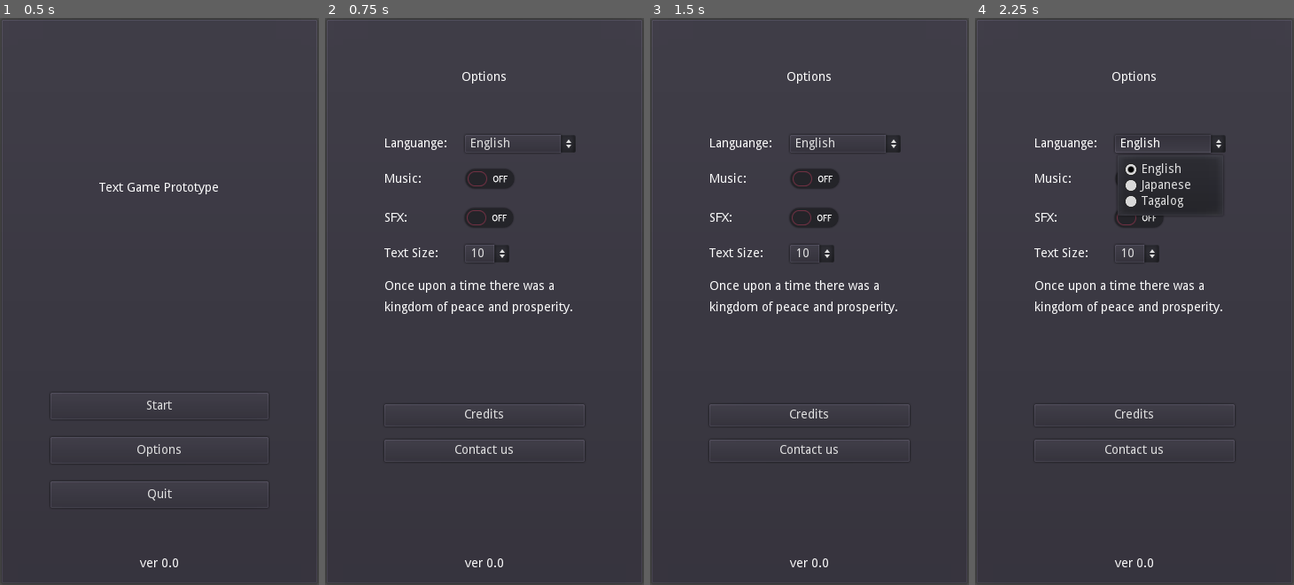
Above: before the commit, frames 1-4 (left to right).
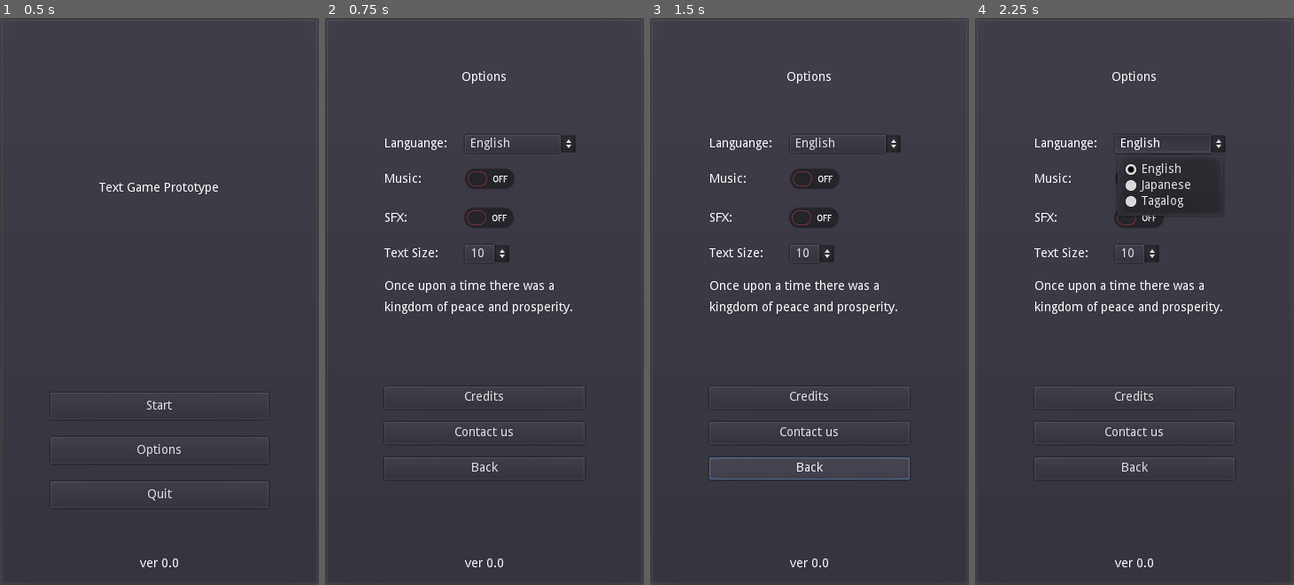
Above: after the commit, the same moments.

Repository: philipuriarte/A-Churchyard-of-Orphans
Game: Godot game, scene res://scenes/main.tscn
The game is run twice, just before and just after one commit, with the same random seed, the same clock (stepped at 60 frames per second) and the same inputs.
Inputs (mouse positions are in pixels of both pictures, inside the frame that each line leads up to):
- Up to frame 1 (0.5 s): no input
- Up to frame 2 (0.75 s): click "Options" at 0.5 s
- Up to frame 3 (1.5 s): click (809, 465) at 1.25 s, where only the run after the commit has a clickable "Back"
- Up to frame 4 (2.25 s): click "English" at 2 s

Frame 1 is identical in both runs. In frame 2, 1.0% of the frame differs, in the area x 18-82%, y 65-80%; in frame 3, 1.3%, in the area x 18-82%, y 65-82%; in frame 4, 1.0%.

Commit message:
Add Back button node in options_screen

Diff:
--- a/scenes/options_screen.tscn
+++ b/scenes/options_screen.tscn
@@ -146,18 +146,25 @@
 alignment = 1
 
 [node name="Credits" type="Button" parent="MarginContainer/MainCointainer/OptionsMargin/OptionsContainer/ExtrasContainer"]
-margin_top = 92.0
+margin_top = 72.0
 margin_right = 226.0
-margin_bottom = 117.0
+margin_bottom = 97.0
 rect_min_size = Vector2( 0, 25 )
 text = "Credits"
 
 [node name="Contact" type="Button" parent="MarginContainer/MainCointainer/OptionsMargin/OptionsContainer/ExtrasContainer"]
-margin_top = 132.0
+margin_top = 112.0
 margin_right = 226.0
-margin_bottom = 157.0
+margin_bottom = 137.0
 rect_min_size = Vector2( 0, 25 )
 text = "Contact us"
+
+[node name="Back" type="Button" parent="MarginContainer/MainCointainer/OptionsMargin/OptionsContainer/ExtrasContainer"]
+margin_top = 152.0
+margin_right = 226.0
+margin_bottom = 177.0
+rect_min_size = Vector2( 0, 25 )
+text = "Back"
 
 [node name="BottomText" type="Label" parent="MarginContainer/MainCointainer"]
 margin_top = 592.0
